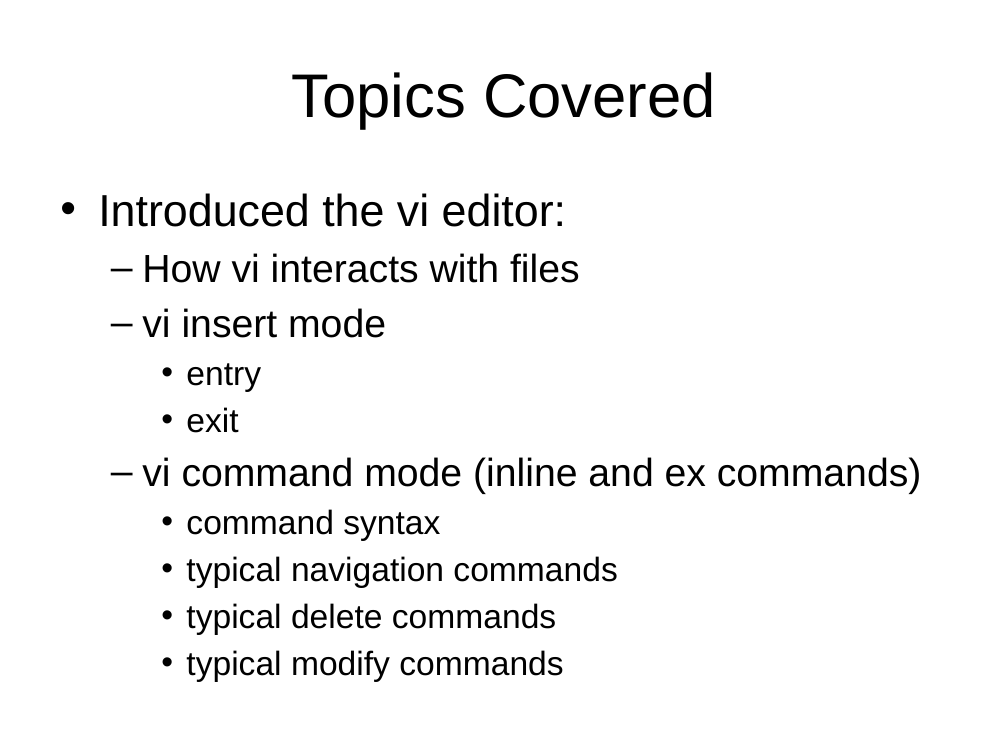
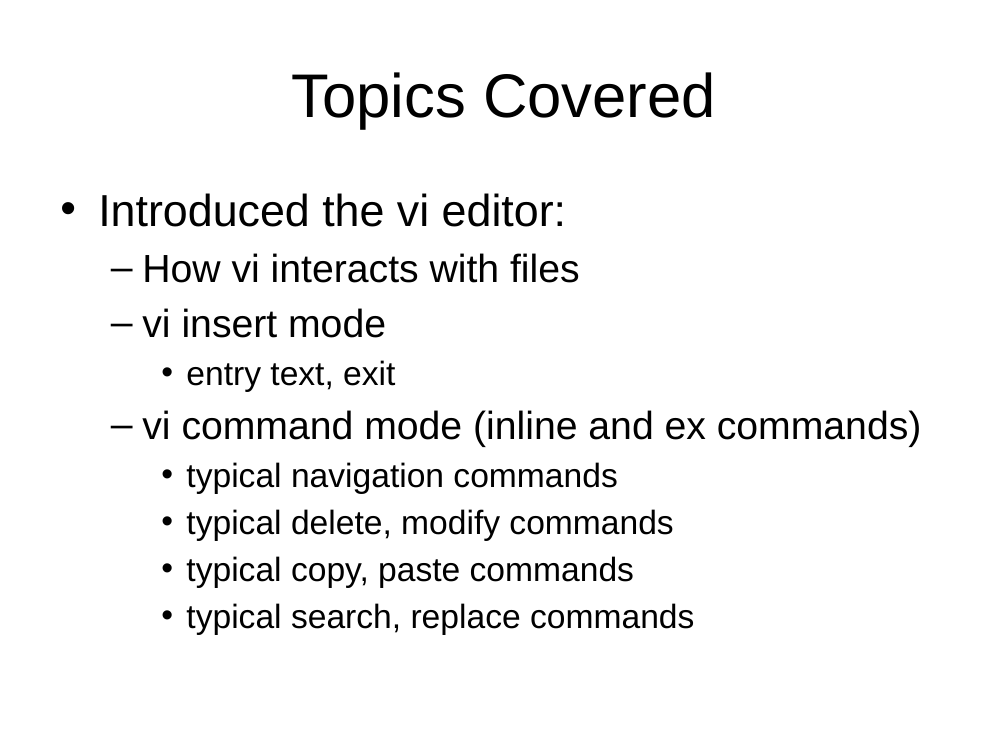
Before and after one commit to jb23lm87/OS-prednasky, a slide deck: slide 29 of LC UNIX/vi editor 1.pptx (slide 30 before the commit). Drawn at 1008x756 pixels with LibreOffice and Linux fonts; fonts in the diff are those of the drawing. Boxes give left, top, right and bottom in pixels: in the first picture for what was removed or moved away, otherwise in the second. Text is boxed around its words. In the diff, an @@ line names an element or a change of style, - is before the commit and + after.

```diff
--- a/LC UNIX/vi editor 1.pptx
+++ b/LC UNIX/vi editor 1.pptx
@@ text at [186,360,395,392]: text changed @@
-    • entry
-    • exit
+    • entry text, exit
@@ text at [186,509,440,541]: paragraph removed @@
-    • command syntax
@@ text at [186,509,694,635]: text changed @@
-    • typical delete commands
-    • typical modify commands
+    • typical delete, modify commands
+    • typical copy, paste commands
+    • typical search, replace commands
```
Also in this commit, not shown: 2 other slides changed, 1 slide added, 2 slides removed.
